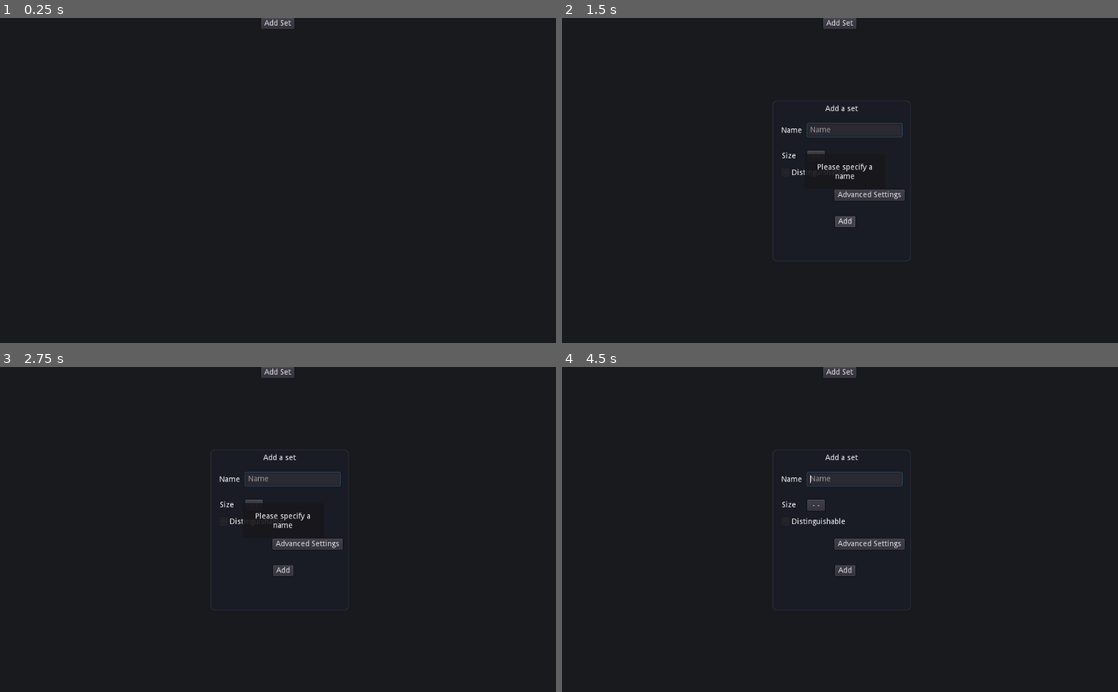
Above: before the commit, frames 1-4 (two rows, left to right).
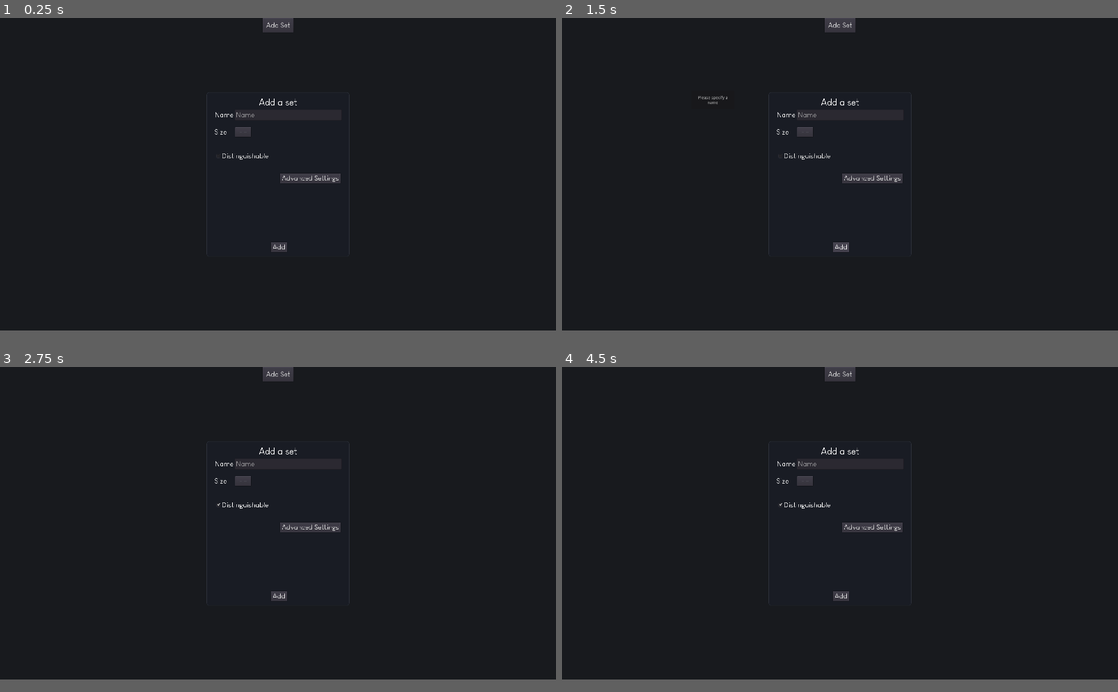
Above: after the commit, the same moments.

Repository: Mickaly13X/wv_project
Game: Godot game, scene res://Scenes/Main.tscn
Same seed, same stepped clock (60 frames per second), same inputs: the game is played once before the commit and once after it.
Inputs (mouse positions are in pixels of both pictures, inside the frame that each line leads up to; where the layout moved, square brackets give the same spot in the first picture):
- Up to frame 1 (0.25 s): no input
- Up to frame 2 (1.5 s): click "Add Set" at 0.5 s; click "Add" at 1.25 s
- Up to frame 3 (2.75 s): click (244, 510) [250, 523] at 2 s
- Up to frame 4 (4.5 s): click "Advanced Settings" at 2.75 s; click "- -" at 3.5 s; click "Done" at 4.25 s
In our replay, the window is 800x468 before the commit and 800x450 after it. These sizes can differ from the game's own. Grey fills any space a smaller window leaves; there, only what the larger window draws over its background counts as a difference.

The runs differ from the first frame. In frame 1, 0.9% of the frame differs, in the area x 37-63%, y 0-73%; in frame 2, 1.8%, in the area x 24-63%, y 0-75%; in frame 3, 1.8%; in frame 4, 1.8%.

Commit message:
🌱 IMPROVE: Added multi screen support and higher resolution and hdpi support. Aterted adding containers to popups

Diff:
--- /dev/null
+++ b/Visualizer/Fonts/font medium.tres
@@ -0,0 +1,8 @@
+[gd_resource type="DynamicFont" load_steps=2 format=2]
+
+[sub_resource type="DynamicFontData" id=3]
+font_path = "res://Fonts/louis_george_caf/Louis George Cafe.ttf"
+
+[resource]
+size = 24
+font_data = SubResource( 3 )
--- /dev/null
+++ b/Visualizer/Fonts/font.tres
@@ -0,0 +1,8 @@
+[gd_resource type="DynamicFont" load_steps=2 format=2]
+
+[sub_resource type="DynamicFontData" id=3]
+font_path = "res://Fonts/louis_george_caf/Louis George Cafe.ttf"
+
+[resource]
+size = 32
+font_data = SubResource( 3 )
--- a/Visualizer/Scenes/Main.tscn
+++ b/Visualizer/Scenes/Main.tscn
@@ -1,35 +1,16 @@
-[gd_scene load_steps=9 format=2]
+[gd_scene load_steps=6 format=2]
 
 [ext_resource path="res://Scripts/main.gd" type="Script" id=1]
 [ext_resource path="res://Scenes/Set.tscn" type="PackedScene" id=2]
-[ext_resource path="res://Scripts/PU_AdvancedSettings.gd" type="Script" id=3]
-[ext_resource path="res://Scripts/PU_AddSet.gd" type="Script" id=4]
-[ext_resource path="res://util/blur.shader" type="Shader" id=5]
+[ext_resource path="res://Scenes/Popup_AddSet.tscn" type="PackedScene" id=3]
+[ext_resource path="res://Fonts/font medium.tres" type="DynamicFont" id=4]
 
 [sub_resource type="StyleBoxFlat" id=2]
 bg_color = Color( 0.0980392, 0.105882, 0.121569, 1 )
 
-[sub_resource type="StyleBoxFlat" id=3]
-bg_color = Color( 0.101961, 0.113725, 0.145098, 1 )
-border_width_left = 1
-border_width_top = 1
-border_width_right = 1
-border_width_bottom = 1
-border_color = Color( 0.223529, 0.243137, 0.286275, 1 )
-border_blend = true
-corner_radius_top_left = 8
-corner_radius_top_right = 8
-corner_radius_bottom_right = 8
-corner_radius_bottom_left = 8
-
-[sub_resource type="ShaderMaterial" id=1]
-shader = ExtResource( 5 )
-shader_param/amount = 4.0
-
 [node name="Main" type="Control"]
 anchor_right = 1.0
 anchor_bottom = 1.0
-margin_right = -6.10352e-05
 script = ExtResource( 1 )
 __meta__ = {
 "_edit_use_anchors_": false
@@ -53,20 +34,16 @@
 visible = false
 position = Vector2( 641.002, 191.564 )
 
-[node name="Buttons" type="HBoxContainer" parent="."]
+[node name="B_AddSet" type="Button" parent="."]
 anchor_left = 0.5
 anchor_right = 0.5
-margin_left = -30.5
-margin_right = 30.5
-margin_bottom = 20.0
-__meta__ = {
-"_edit_use_anchors_": false
-}
-
-[node name="B_AddSet" type="Button" parent="Buttons"]
-margin_right = 61.0
-margin_bottom = 20.0
+margin_left = -53.5
+margin_right = 53.5
+margin_bottom = 50.0
 focus_mode = 0
+size_flags_horizontal = 3
+size_flags_vertical = 3
+custom_fonts/font = ExtResource( 4 )
 enabled_focus_mode = 0
 text = "Add Set"
 __meta__ = {
@@ -75,203 +52,5 @@
 
 [node name="Sets" type="Node2D" parent="."]
 
-[node name="AddSet" type="PopupDialog" parent="."]
-visible = true
-anchor_left = 0.5
-anchor_top = 0.5
-anchor_right = 0.5
-anchor_bottom = 0.5
-margin_left = -124.0
-margin_top = -147.0
-margin_right = 130.0
-margin_bottom = 149.0
-custom_styles/panel = SubResource( 3 )
-popup_exclusive = true
-script = ExtResource( 4 )
-
-[node name="Lb_AddSet" type="Label" parent="AddSet"]
-anchor_left = 0.5
-anchor_right = 0.5
-margin_left = -30.0
-margin_top = 8.0
-margin_right = 30.0
-margin_bottom = 14.0
-text = "Add a set"
-align = 1
-valign = 1
-__meta__ = {
-"_edit_use_anchors_": false
-}
-
-[node name="LE_Name" type="LineEdit" parent="AddSet"]
-anchor_right = 1.0
-margin_left = 64.0
-margin_top = 42.0
-margin_right = -16.0
-margin_bottom = 66.0
-max_length = 20
-placeholder_text = "Name"
-caret_blink = true
-__meta__ = {
-"_edit_use_anchors_": false
-}
-
-[node name="L_Name" type="Label" parent="AddSet"]
-anchor_right = 1.0
-margin_left = 16.0
-margin_top = 48.0
-margin_right = -201.0
-margin_bottom = 56.0
-text = "Name"
-valign = 1
-__meta__ = {
-"_edit_use_anchors_": false
-}
-
-[node name="B_Add" type="Button" parent="AddSet"]
-margin_left = 115.35
-margin_top = 212.574
-margin_right = 152.35
-margin_bottom = 232.574
-focus_mode = 0
-enabled_focus_mode = 0
-text = "Add"
-__meta__ = {
-"_edit_use_anchors_": false
-}
-
-[node name="L_Distiguishable" type="Label" parent="AddSet"]
-margin_left = 35.1557
-margin_top = 125.953
-margin_right = 134.156
-margin_bottom = 139.953
-text = "Distinguishable"
-__meta__ = {
-"_edit_use_anchors_": false
-}
-
-[node name="CB_Distinguishable" type="CheckBox" parent="AddSet"]
-margin_left = 12.0359
-margin_top = 120.302
-margin_right = 139.036
-margin_bottom = 144.302
-focus_mode = 0
-shortcut_in_tooltip = false
-enabled_focus_mode = 0
-__meta__ = {
-"_edit_use_anchors_": false
-}
-
-[node name="B_AdvancedSettings" type="Button" parent="AddSet"]
-anchor_left = -0.000437129
-anchor_top = 0.00075232
-anchor_right = -0.000437129
-anchor_bottom = 0.00075232
-margin_left = 114.025
-margin_top = 164.165
-margin_right = 243.025
-margin_bottom = 184.165
-focus_mode = 0
-enabled_focus_mode = 0
-text = "Advanced Settings"
-__meta__ = {
-"_edit_use_anchors_": false
-}
-
-[node name="MB_Size" type="MenuButton" parent="AddSet"]
-anchor_left = 1.0
-anchor_right = 1.0
-margin_left = -189.69
-margin_top = 92.0
-margin_right = -157.69
-margin_bottom = 111.096
-text = "- -"
-flat = false
-__meta__ = {
-"_edit_use_anchors_": false
-}
-
-[node name="L_Size" type="Label" parent="AddSet"]
-margin_left = 17.0909
-margin_top = 95.2448
-margin_right = 52.0909
-margin_bottom = 109.245
-text = "Size"
-__meta__ = {
-"_edit_use_anchors_": false
-}
-
-[node name="PU_AdvancedSettings" type="Popup" parent="AddSet"]
-margin_left = 1.48993
-margin_top = 1.21393
-margin_right = 1035.25
-margin_bottom = 609.214
-popup_exclusive = true
-script = ExtResource( 3 )
-__meta__ = {
-"_edit_use_anchors_": false
-}
-
-[node name="P_AdvancedSettings" type="Panel" parent="AddSet/PU_AdvancedSettings"]
-margin_left = 428.0
-margin_top = 115.0
-margin_right = 609.0
-margin_bottom = 454.0
-
-[node name="ColorRect" type="ColorRect" parent="AddSet/PU_AdvancedSettings"]
-visible = false
-material = SubResource( 1 )
-margin_left = 359.0
-margin_top = 117.0
-margin_right = 673.0
-margin_bottom = 453.0
-__meta__ = {
-"_edit_use_anchors_": false
-}
-
-[node name="B_Done" type="Button" parent="AddSet/PU_AdvancedSettings"]
-margin_left = 496.326
-margin_top = 427.754
-margin_right = 542.326
-margin_bottom = 447.754
-focus_mode = 0
-enabled_focus_mode = 0
-text = "Done"
-
-[node name="Popup" type="Popup" parent="AddSet"]
-margin_left = 446.148
-margin_top = 251.435
-margin_right = 593.148
-margin_bottom = 316.435
-__meta__ = {
-"_edit_use_anchors_": false
-}
-
-[node name="Panel" type="Panel" parent="AddSet/Popup"]
-modulate = Color( 0.647059, 0.647059, 0.647059, 0.882353 )
-margin_left = 1.0
-margin_right = 150.0
-margin_bottom = 64.0
-__meta__ = {
-"_edit_lock_": true,
-"_edit_use_anchors_": false
-}
-
-[node name="L_Popup" type="Label" parent="AddSet/Popup"]
-anchor_left = 0.00405282
-anchor_right = 0.00405282
-margin_left = 14.0
-margin_top = 14.0
-margin_right = 134.0
-margin_bottom = 53.0
-align = 1
-valign = 1
-autowrap = true
-__meta__ = {
-"_edit_lock_": true,
-"_edit_use_anchors_": false
-}
-[connection signal="button_up" from="Buttons/B_AddSet" to="." method="_on_B_AddSet_button_up"]
-[connection signal="button_up" from="AddSet/B_Add" to="AddSet" method="_on_B_Add_button_up"]
-[connection signal="button_up" from="AddSet/B_AdvancedSettings" to="AddSet" method="_on_B_AdvancedSettings_button_up"]
-[connection signal="button_up" from="AddSet/PU_AdvancedSettings/B_Done" to="AddSet/PU_AdvancedSettings" method="_on_B_Done_button_up"]
+[node name="AddSet" parent="." instance=ExtResource( 3 )]
+[connection signal="button_up" from="B_AddSet" to="." method="_on_B_AddSet_button_up"]
--- /dev/null
+++ b/Visualizer/Scenes/Popup_AddSet.tscn
@@ -0,0 +1,236 @@
+[gd_scene load_steps=8 format=2]
+
+[ext_resource path="res://Scripts/PU_AdvancedSettings.gd" type="Script" id=1]
+[ext_resource path="res://Scripts/PU_AddSet.gd" type="Script" id=2]
+[ext_resource path="res://util/blur.shader" type="Shader" id=3]
+[ext_resource path="res://Fonts/font.tres" type="DynamicFont" id=4]
+[ext_resource path="res://Fonts/font medium.tres" type="DynamicFont" id=5]
+
+[sub_resource type="StyleBoxFlat" id=1]
+bg_color = Color( 0.101961, 0.113725, 0.145098, 1 )
+border_width_left = 1
+border_width_top = 1
+border_width_right = 1
+border_width_bottom = 1
+border_color = Color( 0.223529, 0.243137, 0.286275, 1 )
+border_blend = true
+corner_radius_top_left = 8
+corner_radius_top_right = 8
+corner_radius_bottom_right = 8
+corner_radius_bottom_left = 8
+
+[sub_resource type="ShaderMaterial" id=2]
+shader = ExtResource( 3 )
+shader_param/amount = 4.0
+
+[node name="AddSet" type="Panel"]
+anchor_left = 0.5
+anchor_top = 0.5
+anchor_right = 0.5
+anchor_bottom = 0.5
+margin_left = -246.0
+margin_top = -283.5
+margin_right = 246.0
+margin_bottom = 283.5
+rect_min_size = Vector2( 296, 320 )
+custom_styles/panel = SubResource( 1 )
+script = ExtResource( 2 )
+
+[node name="Items" type="GridContainer" parent="."]
+anchor_left = 0.057
+anchor_top = 0.105
+anchor_right = 0.948
+anchor_bottom = 0.955
+margin_left = -0.126213
+margin_top = -0.108379
+margin_right = 0.137756
+margin_bottom = -0.108368
+size_flags_horizontal = 3
+size_flags_vertical = 3
+columns = 2
+__meta__ = {
+"_edit_use_anchors_": false
+}
+
+[node name="L_Name" type="Label" parent="Items"]
+margin_top = 5.0
+margin_right = 64.0
+margin_bottom = 33.0
+custom_fonts/font = ExtResource( 5 )
+text = "Name"
+valign = 1
+__meta__ = {
+"_edit_use_anchors_": false
+}
+
+[node name="LE_Name" type="LineEdit" parent="Items"]
+margin_left = 68.0
+margin_right = 438.0
+margin_bottom = 38.0
+rect_min_size = Vector2( 128, 24 )
+size_flags_horizontal = 3
+custom_fonts/font = ExtResource( 5 )
+max_length = 20
+placeholder_text = "Name"
+caret_blink = true
+__meta__ = {
+"_edit_use_anchors_": false
+}
+
+[node name="Lb_AddSet" type="Label" parent="."]
+anchor_left = 0.5
+anchor_right = 0.5
+margin_left = -66.0
+margin_top = 16.0
+margin_right = 66.0
+margin_bottom = 36.0
+custom_fonts/font = ExtResource( 4 )
+text = "Add a set"
+align = 1
+valign = 1
+__meta__ = {
+"_edit_use_anchors_": false
+}
+
+[node name="B_Add" type="Button" parent="."]
+margin_left = 220.736
+margin_top = 518.016
+margin_right = 276.736
+margin_bottom = 552.016
+focus_mode = 0
+custom_fonts/font = ExtResource( 5 )
+enabled_focus_mode = 0
+text = "Add"
+__meta__ = {
+"_edit_use_anchors_": false
+}
+
+[node name="CB_Distinguishable" type="CheckBox" parent="."]
+margin_left = 27.6196
+margin_top = 202.124
+margin_right = 154.62
+margin_bottom = 226.124
+focus_mode = 0
+custom_fonts/font = ExtResource( 5 )
+shortcut_in_tooltip = false
+enabled_focus_mode = 0
+text = "Distinguishable"
+__meta__ = {
+"_edit_use_anchors_": false
+}
+
+[node name="B_AdvancedSettings" type="Button" parent="."]
+anchor_left = -0.000437129
+anchor_top = 0.00075232
+anchor_right = -0.000437129
+anchor_bottom = 0.00075232
+margin_left = 252.798
+margin_top = 279.71
+margin_right = 461.798
+margin_bottom = 313.71
+focus_mode = 0
+custom_fonts/font = ExtResource( 5 )
+enabled_focus_mode = 0
+text = "Advanced Settings"
+__meta__ = {
+"_edit_use_anchors_": false
+}
+
+[node name="MB_Size" type="MenuButton" parent="."]
+anchor_left = 1.0
+anchor_right = 1.0
+margin_left = -394.0
+margin_top = 120.0
+margin_right = -339.0
+margin_bottom = 154.0
+custom_fonts/font = ExtResource( 5 )
+text = "- -"
+flat = false
+__meta__ = {
+"_edit_use_anchors_": false
+}
+
+[node name="L_Size" type="Label" parent="."]
+margin_left = 26.882
+margin_top = 122.753
+margin_right = 68.882
+margin_bottom = 150.753
+custom_fonts/font = ExtResource( 5 )
+text = "Size"
+__meta__ = {
+"_edit_use_anchors_": false
+}
+
+[node name="PU_AdvancedSettings" type="Popup" parent="."]
+margin_left = 1.48993
+margin_top = 1.21393
+margin_right = 1035.25
+margin_bottom = 609.214
+popup_exclusive = true
+script = ExtResource( 1 )
+__meta__ = {
+"_edit_use_anchors_": false
+}
+
+[node name="P_AdvancedSettings" type="Panel" parent="PU_AdvancedSettings"]
+margin_left = 428.0
+margin_top = 115.0
+margin_right = 609.0
+margin_bottom = 454.0
+
+[node name="ColorRect" type="ColorRect" parent="PU_AdvancedSettings"]
+visible = false
+material = SubResource( 2 )
+margin_left = 359.0
+margin_top = 117.0
+margin_right = 673.0
+margin_bottom = 453.0
+__meta__ = {
+"_edit_use_anchors_": false
+}
+
+[node name="B_Done" type="Button" parent="PU_AdvancedSettings"]
+margin_left = 496.326
+margin_top = 427.754
+margin_right = 542.326
+margin_bottom = 447.754
+focus_mode = 0
+enabled_focus_mode = 0
+text = "Done"
+
+[node name="Popup" type="Popup" parent="."]
+margin_left = 446.148
+margin_top = 251.435
+margin_right = 593.148
+margin_bottom = 316.435
+__meta__ = {
+"_edit_use_anchors_": false
+}
+
+[node name="Panel" type="Panel" parent="Popup"]
+modulate = Color( 0.647059, 0.647059, 0.647059, 0.882353 )
+margin_left = 1.0
+margin_right = 150.0
+margin_bottom = 64.0
+__meta__ = {
+"_edit_lock_": true,
+"_edit_use_anchors_": false
+}
+
+[node name="L_Popup" type="Label" parent="Popup"]
+anchor_left = 0.00405282
+anchor_right = 0.00405282
+margin_left = 14.0
+margin_top = 14.0
+margin_right = 134.0
+margin_bottom = 53.0
+align = 1
+valign = 1
+autowrap = true
+__meta__ = {
+"_edit_lock_": true,
+"_edit_use_anchors_": false
+}
+[connection signal="button_up" from="B_Add" to="." method="_on_B_Add_button_up"]
+[connection signal="button_up" from="B_AdvancedSettings" to="." method="_on_B_AdvancedSettings_button_up"]
+[connection signal="button_up" from="PU_AdvancedSettings/B_Done" to="PU_AdvancedSettings" method="_on_B_Done_button_up"]
--- a/Visualizer/Scenes/test.tscn
+++ b/Visualizer/Scenes/test.tscn
@@ -3,7 +3,6 @@
 [ext_resource path="res://Scenes/test.gd" type="Script" id=1]
 
 [node name="Popup" type="Popup"]
-visible = true
 script = ExtResource( 1 )
 __meta__ = {
 "_edit_use_anchors_": false
--- a/Visualizer/Scripts/Main.gd
+++ b/Visualizer/Scripts/Main.gd
@@ -201,4 +201,4 @@
 #called when pressing on the Add Set Button
 func _on_B_AddSet_button_up():
 
-	$AddSet.popup()
+	$AddSet.show()
--- a/Visualizer/Scripts/PU_AddSet.gd
+++ b/Visualizer/Scripts/PU_AddSet.gd
@@ -1,26 +1,26 @@
-extends Popup
+extends Panel
 
 const Exception = preload("res://util/ExceptionIDs.gd")
 
 #returns if user input is valid
 func return_input_validity():
 
-	if $LE_Name.text == "":
+	if $Items/LE_Name.text == "":
 		return Exception.NoName
-	if $MB_Size.text == "--":
+	if $MB_Size.text == "- -":
 		return Exception.NoSize
 	return 0
 
 #clear user input
 func clear_user_input():
 
-	$LE_Name.text = ""
+	$Items/LE_Name.text = ""
 	$MB_Size.text = "--"
 
 
 func get_name():
 
-	return $LE_Name.text
+	return $Items/LE_Name.text
 
 
 func get_size():
--- a/Visualizer/project.godot
+++ b/Visualizer/project.godot
@@ -19,6 +19,18 @@
 run/main_scene="res://Scenes/Main.tscn"
 config/icon="res://icon.png"
 
+[display]
+
+window/size/width=1920
+window/size/height=1080
+window/size/fullscreen=true
+window/size/test_width=2560
+window/size/test_height=1600
+window/dpi/allow_hidpi=true
+window/per_pixel_transparency/enabled=true
+window/stretch/mode="viewport"
+window/stretch/aspect="expand"
+
 [rendering]
 
 environment/default_environment="res://default_env.tres"
Not shown, added: Visualizer/Fonts/louis_george_caf/License.txt
Binary file added: Visualizer/Fonts/louis_george_caf/Louis George Cafe Bold Italic.ttf
Binary file added: Visualizer/Fonts/louis_george_caf/Louis George Cafe Bold.ttf
Binary file added: Visualizer/Fonts/louis_george_caf/Louis George Cafe Italic.ttf
Binary file added: Visualizer/Fonts/louis_george_caf/Louis George Cafe Light Italic.ttf
Binary file added: Visualizer/Fonts/louis_george_caf/Louis George Cafe Light.ttf
Binary file added: Visualizer/Fonts/louis_george_caf/Louis George Cafe.ttf
Binary file added: Visualizer/Fonts/louis_george_caf/Louis George Caf‚ Typeface.png
Not shown, added: Visualizer/Fonts/louis_george_caf/Louis George Caf‚ Typeface.png.import
Not shown, changed: .DS_Store
Not shown, changed: Visualizer/.DS_Store
Not shown, added: Visualizer/Fonts/.DS_Store
